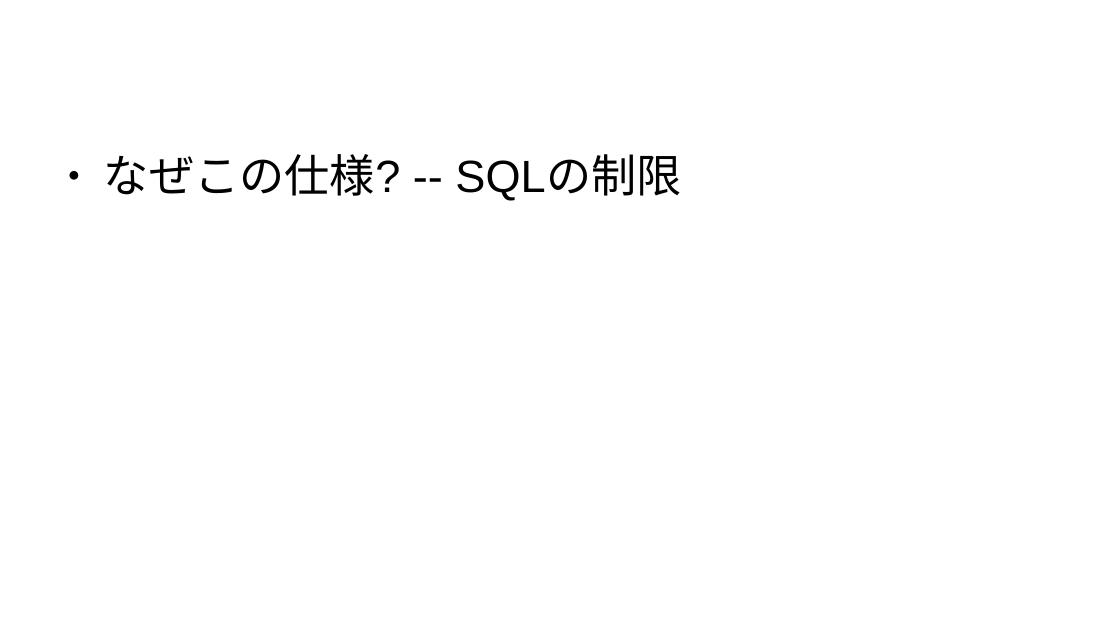
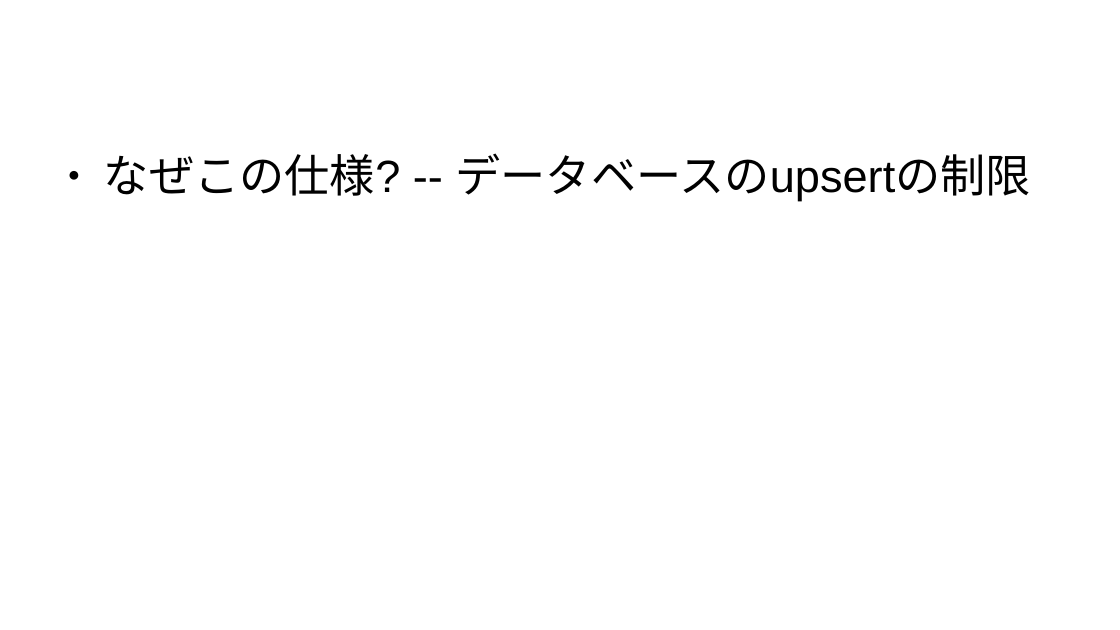
Before and after one commit to kijimad/roam, a slide deck: slide 16 of pdfs/20260616_upsert.odp. Drawn at 1120x630 pixels with LibreOffice and Linux fonts; fonts in the diff are those of the drawing. Boxes give left, top, right and bottom in pixels: in the first picture for what was removed or moved away, otherwise in the second. Text is boxed around its words. In the diff, an @@ line names an element or a change of style, - is before the commit and + after.

```diff
--- a/pdfs/20260616_upsert.odp
+++ b/pdfs/20260616_upsert.odp
@@ text at (x1=104, y1=153, x2=1031, y2=202): text changed @@
-● なぜこの仕様? -- SQLの制限
+● なぜこの仕様? -- データベースのupsertの制限
```
Also in this commit, not shown: 7 other slides changed, 1 slide added, 1 slide removed, 6 other files.
